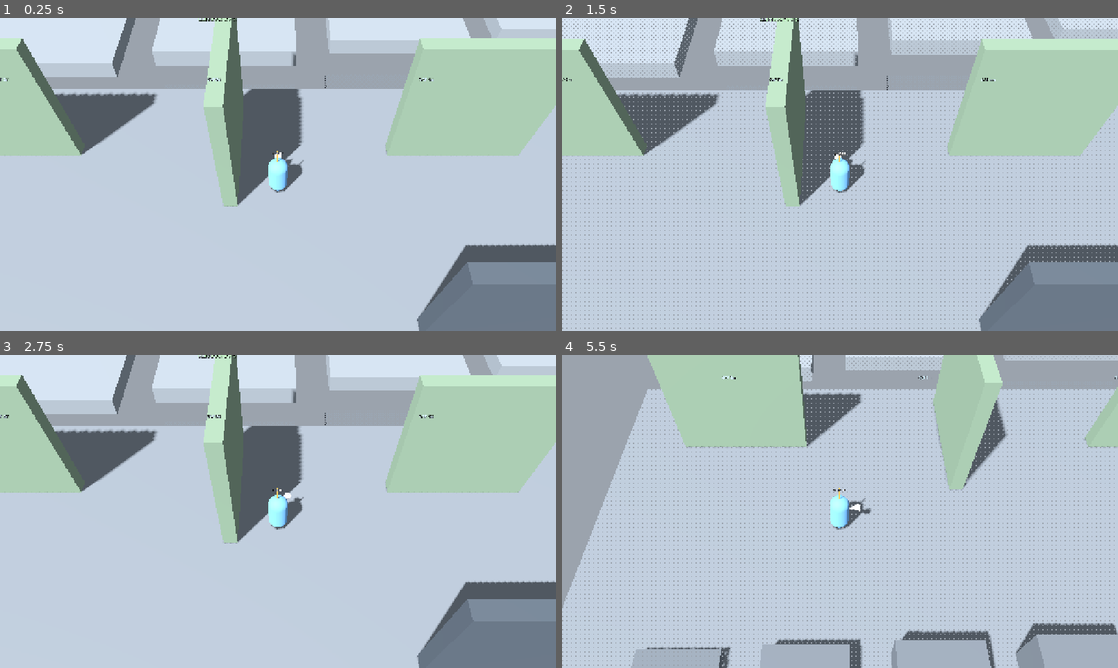
Above: before the commit, frames 1-4 (two rows, left to right).
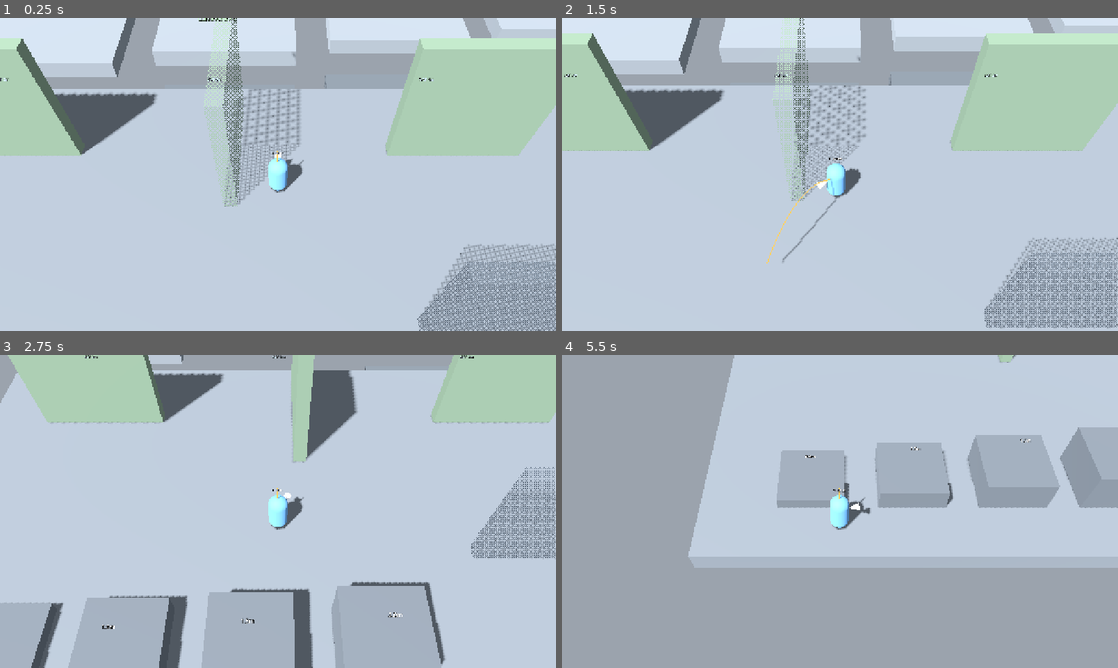
Above: after the commit, the same moments.

Repository: k3vin7/personalized_RPG
Game: Godot game, scene res://scenes/playground.tscn
Same seed, same stepped clock (60 frames per second), same inputs: the game is played once before the commit and once after it. This scene is started directly instead of the project's main scene.
Inputs (mouse positions are in pixels of both pictures, inside the frame that each line leads up to):
- Up to frame 1 (0.25 s): no input
- Up to frame 2 (1.5 s): move the mouse to (962, 158) at 0.52 s; hold Space (jump) 0.53-1.28 s; move the mouse to (728, 190) at 1.27 s; right-click (728, 190) at 1.35 s
- Up to frame 3 (2.75 s): tap Space (jump) at 1.52, 1.55, 1.82 s; move the mouse to (333, 442) at 2.02 s; hold Space (jump) from 2.03 s (still down)
- Up to frame 4 (5.5 s): move the mouse to (812, 574) at 2.77 s; release Space (jump) at 2.78 s; right-click (812, 574) at 2.85 s; tap Space (jump) at 3.02, 3.05, 3.32, 4.52, 4.55, 4.82 s; move the mouse to (1006, 558) at 3.52 s; hold Space (jump) 3.53-4.28 s; move the mouse to (673, 464) at 4.27 s; right-click (673, 464) at 4.35 s; move the mouse to (867, 511) at 5.02 s; hold Space (jump) from 5.03 s (still down)

The runs differ from the first frame. In frame 1, 8.7% of the frame differs, in the area x 36-100%, y 0-100%; in frame 2, 20%; in frame 3, 57%; in frame 4, 59%, in the area x 0-100%, y 0-100%.

Commit message:
가림 처리를 카메라 깊이 기준으로 변경: 나보다 앞(화면 아래)의 벽만 반투명, 바닥은 제외

Diff:
--- a/scripts/camera/occlusion_fader.gd
+++ b/scripts/camera/occlusion_fader.gd
@@ -9,15 +9,11 @@
 const OCCLUDER_GROUP := "occluder"
 # Every wall that is allowed to fade, with its top height in the "top_y" meta.
 const WALL_GROUP := "fadeable_wall"
-# Strictly below our feet by this much, so a wall whose top is level with the
-# ground we stand on stays solid.
-const FADE_BELOW_MARGIN := 0.1
+# A wall level with the body is beside it, not in front of it.
+const FRONT_MARGIN := 0.1
 const FADE_HIDDEN := 0.25
 const FADE_VISIBLE := 1.0
 const FADE_SPEED := 8.0
-const RAY_MASK := 1 | 2 | 4
-const CHEST_HEIGHT := 0.9
-const MAX_WALLS := 8
 
 static var _faded: Array[RID] = []
 
@@ -44,12 +40,16 @@
 func _physics_process(delta: float) -> void:
 	if not is_instance_valid(camera) or camera.camera == null or not is_instance_valid(target):
 		return
-	var blocking := _walls_in_the_way()
-	# Height rule, independent of what the camera ray happens to graze: a wall
-	# that tops out below our feet is behind us as far as the view is concerned,
-	# so it fades whether it is next to us or across the map.
-	var feet_y := target.global_position.y - Player.BODY_HALF_HEIGHT - FADE_BELOW_MARGIN
-	var standing_on := _ground_under_feet()
+	# Anything standing between the character and the camera fades, decided by
+	# depth rather than by a ray: a ray only catches what is covering the body
+	# this instant, and a wall that is about to is just as much in the way.
+	# Screen down is camera side, so a wall nearer the camera than the body can
+	# cover it and a wall further away never can.
+	#
+	# Fading them all has two effects beyond visibility: the character can never
+	# be hidden, and a faded wall stops taking the click, so the ground behind
+	# it can be aimed at. The dither keeps the wall readable as a wall.
+	var line := target.global_position.z
 	for node in get_tree().get_nodes_in_group(WALL_GROUP):
 		var wall := node as CollisionObject3D
 		if wall == null:
@@ -57,22 +57,15 @@
 		var wall_id := wall.get_instance_id()
 		if not _levels.has(wall_id):
 			_levels[wall_id] = {"body": wall, "level": FADE_VISIBLE}
-		if wall_id == standing_on:
-			# The ground being stood on is the one thing below that has to stay
-			# solid, or the character appears to float over a hole.
-			continue
-		if float(wall.get_meta("top_y", INF)) < feet_y:
-			blocking[wall_id] = true
 
-	# Known walls ease towards hidden or visible; the dither makes the change
-	# readable without any sorting problems.
 	for instance_id in _levels.keys():
 		var entry: Dictionary = _levels[instance_id]
 		var body := entry["body"] as Node3D
 		if not is_instance_valid(body):
 			_levels.erase(instance_id)
 			continue
-		var wanted := FADE_HIDDEN if blocking.has(instance_id) else FADE_VISIBLE
+		var in_front: bool = float(body.get_meta("near_z", -INF)) > line + FRONT_MARGIN
+		var wanted := FADE_HIDDEN if in_front else FADE_VISIBLE
 		var level := lerpf(float(entry["level"]), wanted, 1.0 - exp(-FADE_SPEED * delta))
 		entry["level"] = level
 		_apply_fade(body, level)
@@ -86,42 +79,6 @@
 				_faded.append(body.get_rid())
 
 
-func _ground_under_feet() -> int:
-	var from := target.global_position
-	var query := PhysicsRayQueryParameters3D.create(from, from + Vector3.DOWN * (Player.BODY_HALF_HEIGHT + 0.6), RAY_MASK)
-	query.collide_with_areas = false
-	var hit := camera.get_world_3d().direct_space_state.intersect_ray(query)
-	if hit.is_empty():
-		return 0
-	var body := hit.get("collider") as Object
-	return body.get_instance_id() if body != null else 0
-
-
-func _walls_in_the_way() -> Dictionary:
-	var found := {}
-	var from := camera.camera.global_position
-	var to := target.global_position + Vector3.UP * CHEST_HEIGHT
-	var query := PhysicsRayQueryParameters3D.create(from, to, RAY_MASK)
-	query.collide_with_areas = false
-	query.hit_from_inside = true
-	var excludes: Array[RID] = []
-	for _index in range(MAX_WALLS):
-		query.exclude = excludes
-		var hit := camera.get_world_3d().direct_space_state.intersect_ray(query)
-		if hit.is_empty():
-			break
-		var body := hit.get("collider") as CollisionObject3D
-		if body == null:
-			break
-		excludes.append(body.get_rid())
-		if not body.is_in_group(OCCLUDER_GROUP):
-			continue
-		found[body.get_instance_id()] = true
-		if not _levels.has(body.get_instance_id()):
-			_levels[body.get_instance_id()] = {"body": body, "level": FADE_VISIBLE}
-	return found
-
-
 func _apply_fade(body: Node3D, level: float) -> void:
 	for child in body.get_children():
 		var mesh_instance := child as MeshInstance3D
--- a/scripts/world/playground.gd
+++ b/scripts/world/playground.gd
@@ -199,17 +199,22 @@
 	# plaza nothing is, and no occluder sits in this line of sight either.
 	# Settled, not just teleported: an order left over from the drag check would
 	# walk the body straight back off the platform.
-	await _settle(local, Vector3(14.0, 6.0, 14.0))
-	await get_tree().create_timer(0.6).timeout
-	var faded_high := OcclusionFader.faded_rids().size()
-	await _settle(local, Vector3(-15.0, 1.0, 6.0))
-	await get_tree().create_timer(0.6).timeout
-	var faded_low := OcclusionFader.faded_rids().size()
-	await _settle(local, Vector3(-1.5, 3.0, 14.0))
+	# Walls nearer the camera than the body fade; walls further away do not.
+	# Every wall in this map sits at z 2 or z 6..10, so standing north of them
+	# all should fade none, and standing south of them all should fade all.
+	await _settle(local, Vector3(0.0, 1.0, 14.0))
 	await get_tree().create_timer(0.8).timeout
-	var faded_step := OcclusionFader.faded_rids().size()
-	print("PLAYGROUND_SMOKE_FADE on_platform=%d on_plaza=%d on_2m_step=%d" % [
-		faded_high, faded_low, faded_step])
+	var faded_behind := OcclusionFader.faded_rids().size()
+	await _settle(local, Vector3(0.0, 1.0, 0.0))
+	await get_tree().create_timer(0.8).timeout
+	var faded_in_front := OcclusionFader.faded_rids().size()
+	var jump_before := OcclusionFader.faded_rids().size()
+	local.movement.request_jump()
+	await get_tree().create_timer(0.35).timeout
+	var jump_during := OcclusionFader.faded_rids().size()
+	await get_tree().create_timer(1.2).timeout
+	print("PLAYGROUND_SMOKE_FADE north_of_walls=%d south_of_walls=%d jump_before=%d jump_during=%d" % [
+		faded_behind, faded_in_front, jump_before, jump_during])
 
 	if multiplayer.is_server():
 		await _run_stage2_checks(local)
@@ -471,19 +476,27 @@
 	var box_mesh := BoxMesh.new()
 	box_mesh.size = size
 	mesh_instance.mesh = box_mesh
-	# Everything can fade, floors and steps included: anything topping out below
-	# the character is behind them as far as the view is concerned. The ground
-	# actually under their feet is spared at runtime, not here, because which
-	# box that is changes as they move.
-	var shader_material := ShaderMaterial.new()
-	shader_material.shader = load("res://shaders/dither_fade.gdshader")
-	shader_material.set_shader_parameter("albedo", color)
-	shader_material.set_shader_parameter("fade", 1.0)
-	mesh_instance.material_override = shader_material
-	body.set_meta("top_y", at_position.y + size.y * 0.5)
-	body.add_to_group(OcclusionFader.WALL_GROUP)
-	if occluder:
-		body.add_to_group(OcclusionFader.OCCLUDER_GROUP)
+	# Walls fade, floors never do. A floor cannot hide the character, and fading
+	# them turned every jump into a screen wide flicker as the ground crossed
+	# the threshold and came back.
+	var is_wall := layer == WALL_LAYER or layer == CLIMBABLE_LAYER
+	if is_wall:
+		var shader_material := ShaderMaterial.new()
+		shader_material.shader = load("res://shaders/dither_fade.gdshader")
+		shader_material.set_shader_parameter("albedo", color)
+		shader_material.set_shader_parameter("fade", 1.0)
+		mesh_instance.material_override = shader_material
+		# The face nearest the camera. The view never rotates, so the camera
+		# side is simply the larger z.
+		body.set_meta("near_z", at_position.z + size.z * 0.5)
+		body.add_to_group(OcclusionFader.WALL_GROUP)
+		if occluder:
+			body.add_to_group(OcclusionFader.OCCLUDER_GROUP)
+	else:
+		var material := StandardMaterial3D.new()
+		material.albedo_color = color
+		material.roughness = 0.8
+		mesh_instance.material_override = material
 	body.add_child(mesh_instance)
 
 	_region.add_child(body)
